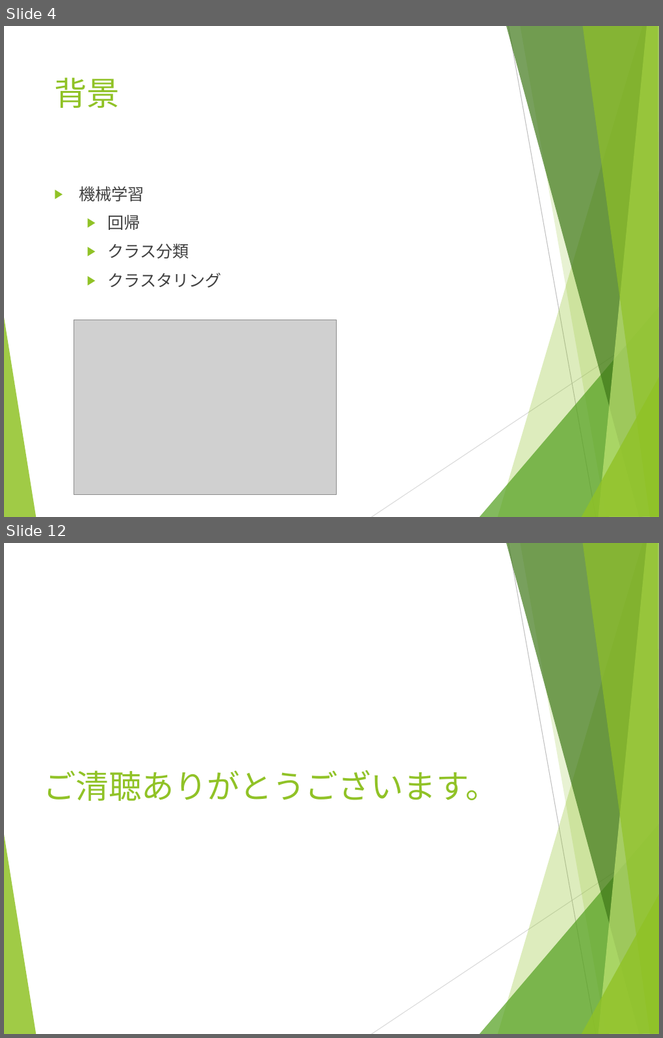
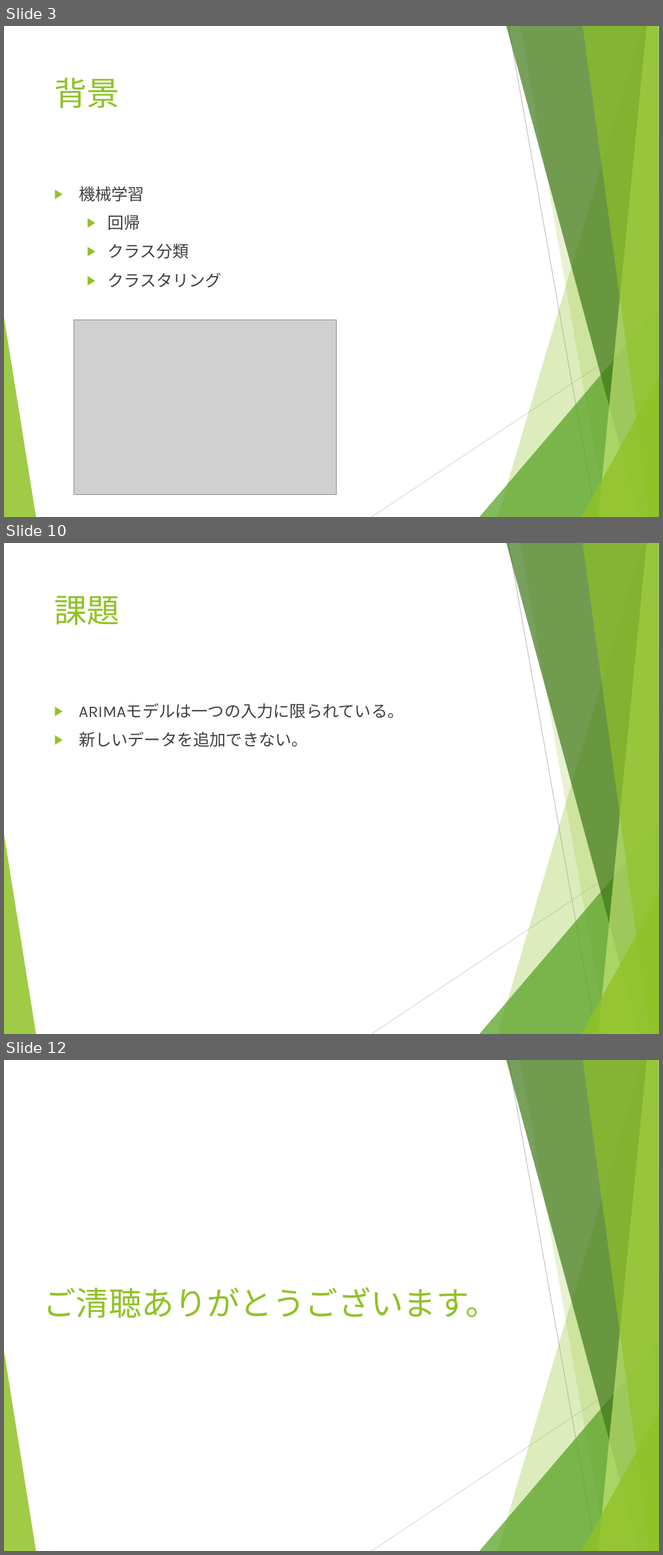
Before and after one commit to breeze934/N1, a slide deck: Pythonによるを用いた株価予測システムの開発_張浩.pptx. Shown one above the other, each under a label of ours: slides 4 and 12 before the commit, slides 3, 10 and 12 after it; the slides between them are not shown. The pictures are 663x1038 and 663x1555 pixels, drawn with LibreOffice and Linux fonts; fonts in the diff are those of the drawing; grey boxes stand for pictures. Boxes give left, top, right and bottom in pixels: in the first picture for what was removed or moved away, otherwise in the second. Text is boxed around its words. In the diff, an @@ line names an element or a change of style, - is before the commit and + after.

```diff
--- a/Pythonによるを用いた株価予測システムの開発_張浩.pptx
+++ b/Pythonによるを用いた株価予測システムの開発_張浩.pptx
@@ slide 10 added at box(4, 543, 659, 1034), background #FFFFFF; not listed: 10 template elements that a slide beside it also shows @@
@@ title added at box(54, 596, 120, 625), 36 pt, text #90C226 @@
+課題
@@ text added at box(79, 703, 404, 747), 18 pt, text #404040 @@
+▶ ARIMAモデルは一つの入力に限られている。
+▶ 新しいデータを追加できない。
@@ what was slide 4 is now slide 3 @@
```
Also in this commit, not shown: 6 slides changed, 3 other slides added, 4 slides removed.
